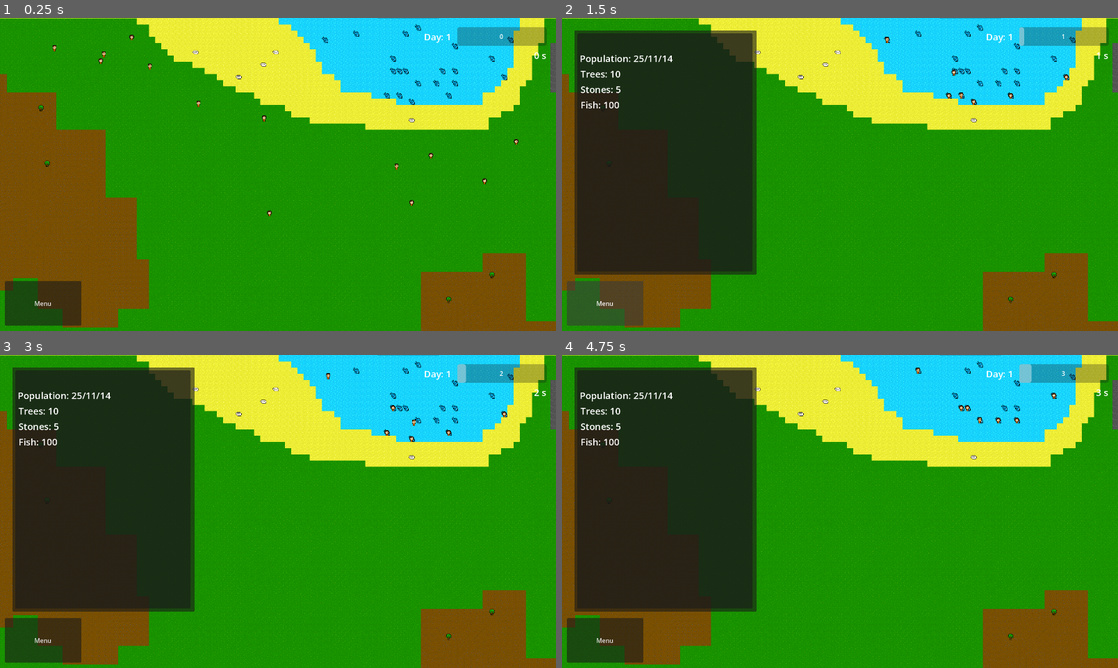
Above: before the commit, frames 1-4 (two rows, left to right).
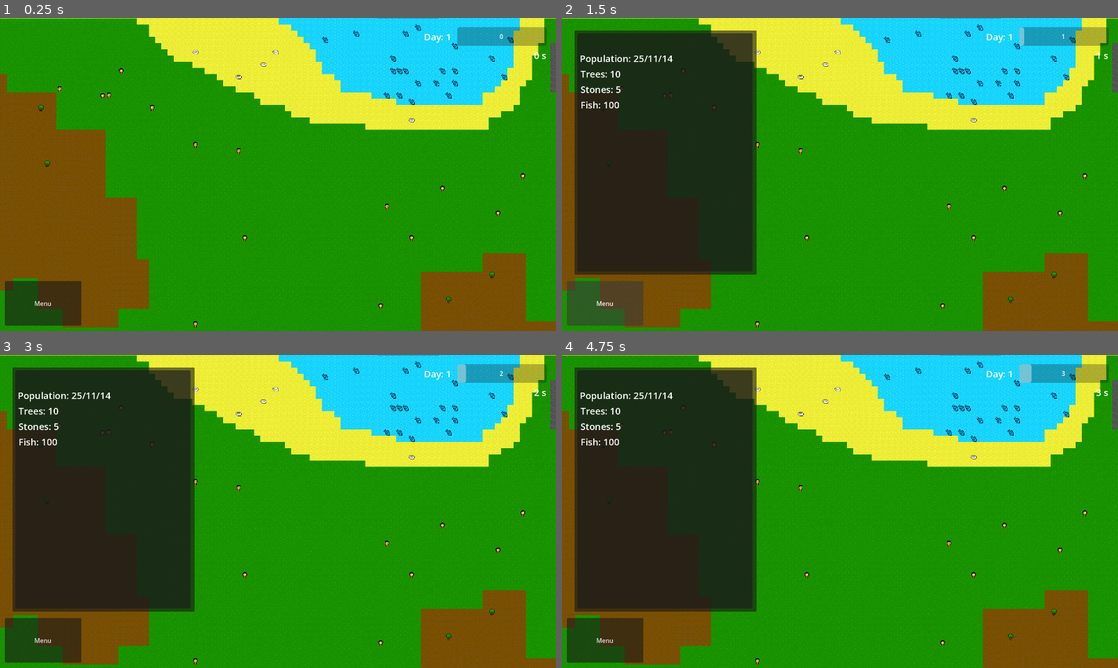
Above: after the commit, the same moments.

Repository: nookaeo/econ-village
Game: Godot game, scene res://scenes/core/world.tscn
Same seed, same stepped clock (60 frames per second), same inputs: the game is played once before the commit and once after it.
Inputs (mouse positions are in pixels of both pictures, inside the frame that each line leads up to):
- Up to frame 1 (0.25 s): no input
- Up to frame 2 (1.5 s): move the mouse to (962, 158) at 0.52 s; click (962, 158) at 0.67 s; click "Menu" at 1.25 s
- Up to frame 3 (3 s): drag from (166, 527) to (250, 574) at 2.02 s; move the mouse to (333, 442) at 2.77 s; click (333, 442) at 2.92 s
- Up to frame 4 (4.75 s): drag from (812, 574) to (673, 464) at 3.52 s; move the mouse to (1006, 558) at 4.27 s; click (1006, 558) at 4.42 s

The runs differ from the first frame. In frame 1, 0.4% of the frame differs, in the area x 9-95%, y 5-99%; in frame 2, 0.2%; in frame 3, 0.3%; in frame 4, 0.4%.
Error after the commit: Invalid access to property or key 'create_house' on a base object of type 'Node (core_signal.gd)'. (res://scripts/entities/brain/extends/create_site.gd:6)

Commit message:
bt: add weight calculation

Diff:
--- a/scenes/entities/agents/villagents/villagent_base.tscn
+++ b/scenes/entities/agents/villagents/villagent_base.tscn
@@ -8,14 +8,23 @@
 [ext_resource type="Script" uid="uid://bialixmgiuda2" path="res://scripts/entities/agent/genetics/chromosomes_pair_data.gd" id="3_f116k"]
 [ext_resource type="Script" uid="uid://bvreg21bj52ar" path="res://scripts/entities/brain/base/bt_util_selector.gd" id="3_msjyj"]
 [ext_resource type="Script" uid="uid://cbspf0natk3ky" path="res://scripts/entities/brain/extends/hunger.gd" id="5_y7sty"]
+[ext_resource type="Script" uid="uid://7qgcidu852cw" path="res://scripts/entities/brain/extends/brain.gd" id="7_xjj7s"]
 [ext_resource type="Script" uid="uid://cnxtg2gls613j" path="res://scripts/entities/brain/extends/fishing.gd" id="9_fshwj"]
-[ext_resource type="Script" uid="uid://duiwpr28l1r3v" path="res://scripts/entities/brain/base/bt_sequence.gd" id="9_givvw"]
 [ext_resource type="Script" uid="uid://dbt0sdof07gt4" path="res://scripts/entities/brain/extends/consume_food.gd" id="9_s62pf"]
 [ext_resource type="Script" uid="uid://cdplxdf14h473" path="res://scripts/entities/brain/extends/find_fish.gd" id="10_fshwj"]
 [ext_resource type="Script" uid="uid://5lamu5qxqgei" path="res://scripts/entities/brain/extends/rest.gd" id="10_s62pf"]
 [ext_resource type="Script" uid="uid://cpfrcph826kv6" path="res://scripts/entities/brain/extends/go_to_fish.gd" id="11_givvw"]
 [ext_resource type="Script" uid="uid://bfst6yr6doxyn" path="res://scripts/entities/brain/extends/sleep.gd" id="11_hj8gw"]
+[ext_resource type="Script" uid="uid://dbl54nf24vug0" path="res://scripts/entities/brain/extends/go_to_home.gd" id="11_ifqoa"]
+[ext_resource type="Script" uid="uid://cnrbjm5qrgp5i" path="res://scripts/entities/brain/extends/home.gd" id="13_1we3c"]
+[ext_resource type="Script" uid="uid://dw2d0q47i54ca" path="res://scripts/entities/brain/extends/create_site.gd" id="13_6siub"]
+[ext_resource type="Script" uid="uid://duiwpr28l1r3v" path="res://scripts/entities/brain/base/bt_sequence.gd" id="13_58vak"]
 [ext_resource type="Script" uid="uid://dnfrwg88vbprg" path="res://scripts/entities/brain/extends/catch_fish.gd" id="13_jevfg"]
+[ext_resource type="Script" uid="uid://dnnp52lns6dlj" path="res://scripts/entities/brain/extends/create_house.gd" id="14_ifqoa"]
+[ext_resource type="Script" uid="uid://7mtv4m1aemt5" path="res://scripts/entities/brain/extends/is_male.gd" id="15_1we3c"]
+[ext_resource type="Script" uid="uid://ctvonk4pt8oak" path="res://scripts/entities/brain/extends/find_house.gd" id="16_evbud"]
+[ext_resource type="Script" uid="uid://cl3r6c2guy7h5" path="res://scripts/entities/brain/extends/storing_item.gd" id="19_73i3h"]
+[ext_resource type="Script" uid="uid://5h6tm3uksnvi" path="res://scripts/entities/brain/extends/store_item.gd" id="21_xjj7s"]
 
 [sub_resource type="Resource" id="Resource_fshwj"]
 resource_local_to_scene = true
@@ -55,7 +64,7 @@
 metadata/_custom_type_script = "uid://l62iss1j822u"
 
 [node name="Brain" type="Node" parent="BTRoot" unique_id=1366937598]
-script = ExtResource("3_msjyj")
+script = ExtResource("7_xjj7s")
 metadata/_custom_type_script = "uid://bvreg21bj52ar"
 
 [node name="BasicNeeds" type="Node" parent="BTRoot/Brain" unique_id=2102375247]
@@ -66,6 +75,10 @@
 script = ExtResource("5_y7sty")
 metadata/_custom_type_script = "uid://duiwpr28l1r3v"
 
+[node name="GoToHome" type="Node" parent="BTRoot/Brain/BasicNeeds/Hunger" unique_id=395454274]
+script = ExtResource("11_ifqoa")
+metadata/_custom_type_script = "uid://cxylud6lossbd"
+
 [node name="ConsumeFish" type="Node" parent="BTRoot/Brain/BasicNeeds/Hunger" unique_id=1720782565]
 script = ExtResource("9_s62pf")
 metadata/_custom_type_script = "uid://cxylud6lossbd"
@@ -74,17 +87,57 @@
 script = ExtResource("10_s62pf")
 metadata/_custom_type_script = "uid://duiwpr28l1r3v"
 
+[node name="GoToHome" type="Node" parent="BTRoot/Brain/BasicNeeds/Rest" unique_id=344024079]
+script = ExtResource("11_ifqoa")
+metadata/_custom_type_script = "uid://cxylud6lossbd"
+
 [node name="Sleep" type="Node" parent="BTRoot/Brain/BasicNeeds/Rest" unique_id=1167862780]
 script = ExtResource("11_hj8gw")
 metadata/_custom_type_script = "uid://cxylud6lossbd"
 
-[node name="BTSequence" type="Node" parent="BTRoot/Brain/BasicNeeds" unique_id=1550647507]
-script = ExtResource("9_givvw")
+[node name="Home" type="Node" parent="BTRoot/Brain/BasicNeeds" unique_id=1700203235]
+script = ExtResource("13_1we3c")
+metadata/_custom_type_script = "uid://0v6y8hl1enlm"
+
+[node name="FindHome" type="Node" parent="BTRoot/Brain/BasicNeeds/Home" unique_id=1212110707]
+script = ExtResource("13_58vak")
 metadata/_custom_type_script = "uid://duiwpr28l1r3v"
+
+[node name="IsMale" type="Node" parent="BTRoot/Brain/BasicNeeds/Home/FindHome" unique_id=1146104652]
+script = ExtResource("15_1we3c")
+metadata/_custom_type_script = "uid://cty74qyl5k50x"
+
+[node name="FindHouse" type="Node" parent="BTRoot/Brain/BasicNeeds/Home/FindHome" unique_id=42991215]
+script = ExtResource("16_evbud")
+metadata/_custom_type_script = "uid://cxylud6lossbd"
+
+[node name="CreateHouse" type="Node" parent="BTRoot/Brain/BasicNeeds/Home" unique_id=1550647507]
+script = ExtResource("13_58vak")
+metadata/_custom_type_script = "uid://duiwpr28l1r3v"
+
+[node name="CreateSite" type="Node" parent="BTRoot/Brain/BasicNeeds/Home/CreateHouse" unique_id=465411895]
+script = ExtResource("13_6siub")
+metadata/_custom_type_script = "uid://cxylud6lossbd"
+
+[node name="CreateHouse" type="Node" parent="BTRoot/Brain/BasicNeeds/Home/CreateHouse" unique_id=1067595933]
+script = ExtResource("14_ifqoa")
+metadata/_custom_type_script = "uid://cxylud6lossbd"
 
 [node name="Works" type="Node" parent="BTRoot/Brain" unique_id=972321984]
 script = ExtResource("3_msjyj")
 metadata/_custom_type_script = "uid://bvreg21bj52ar"
+
+[node name="StoringItem" type="Node" parent="BTRoot/Brain/Works" unique_id=299631353]
+script = ExtResource("19_73i3h")
+metadata/_custom_type_script = "uid://duiwpr28l1r3v"
+
+[node name="GoToHome" type="Node" parent="BTRoot/Brain/Works/StoringItem" unique_id=681754597]
+script = ExtResource("11_ifqoa")
+metadata/_custom_type_script = "uid://cxylud6lossbd"
+
+[node name="StoreItem" type="Node" parent="BTRoot/Brain/Works/StoringItem" unique_id=1692842863]
+script = ExtResource("21_xjj7s")
+metadata/_custom_type_script = "uid://cxylud6lossbd"
 
 [node name="Fishing" type="Node" parent="BTRoot/Brain/Works" unique_id=1017116063]
 script = ExtResource("9_fshwj")
--- a/scenes/entities/natural_resources/cowrie_shell.tscn
+++ b/scenes/entities/natural_resources/cowrie_shell.tscn
@@ -1,6 +1,6 @@
 [gd_scene format=3 uid="uid://ctmfexfxax5le"]
 
-[ext_resource type="Script" uid="uid://cviidxxkcprrn" path="res://scripts/entities/natural_resources/trees/natural_resource_base_script.gd" id="1_tvni3"]
+[ext_resource type="Script" uid="uid://cviidxxkcprrn" path="res://scripts/entities/natural_resources/data/natural_resource_base_script.gd" id="1_tvni3"]
 [ext_resource type="Resource" uid="uid://dy5ir3r42p6tn" path="res://resources/natural_resources/cowrie_shells/cowrie_shells.tres" id="2_evd8e"]
 [ext_resource type="Texture2D" uid="uid://pjwsq4tjj24k" path="res://assets/arts/natural_resources/cowrie_shells.png" id="3_fv417"]
 
--- a/scripts/entities/brain/extends/consume_food.gd
+++ b/scripts/entities/brain/extends/consume_food.gd
@@ -2,12 +2,12 @@
 func tick(_actor: Node, _blackboard :Node) -> Status:
 	var agent :Villagent = _actor
 	#var blackboard :Blackboard = _blackboard
-	if not agent.inventory.has(3):
-		return Status.FAILURE
-	if agent.inventory[3] <= 0:
+	var fish :ItemData.ItemName = ItemData.ItemName.Fish
+	if not agent.home.house_storage.has(fish):
+		#print("NO FOOD")
 		return Status.FAILURE
 	var need_energy :float = agent.max_passive_energy - agent.passive_energy
-	var fish_consume_amount :int = min(agent.inventory[3],int(need_energy / ItemData.items[3]["energy"]))
-	agent.passive_energy += fish_consume_amount * ItemData.items[3]["energy"]
-	agent.inventory[3] -= fish_consume_amount
+	var fish_consume_amount :int = min(agent.home.house_storage[fish],int(need_energy / ItemData.items[fish]["energy"]))
+	agent.passive_energy += fish_consume_amount * ItemData.items[fish]["energy"]
+	agent.home.house_storage[fish] -= fish_consume_amount
 	return Status.SUCCESS
--- a/scripts/entities/brain/extends/fishing.gd
+++ b/scripts/entities/brain/extends/fishing.gd
@@ -3,9 +3,13 @@
 func get_utility_score(_actor :Node) -> float:
 	var agent :Villagent = _actor
 	var fish_have :float = 0
-	var fish_want :float = 500
-	if agent.inventory.has(3):
-		fish_have = agent.inventory[3]
+	var fish_want :float = 400
+	if agent.home == null:
+		return 0.0
+	if agent.home.house_level < 1:
+		return 0.0
+	if agent.home.house_storage.has(3):
+		fish_have = agent.home.house_storage[3]
 	if agent.active_energy <= 10:
 		return 0.0
 	var fish_need :float = clamp((fish_want - fish_have) / fish_want,0,1)
--- a/scripts/entities/brain/extends/go_to_fish.gd
+++ b/scripts/entities/brain/extends/go_to_fish.gd
@@ -4,12 +4,11 @@
 	var agent :Villagent = _actor
 	var blackboard :Blackboard = _blackboard
 	if not is_instance_valid(blackboard.board["target"]):
+		blackboard.board.erase("target")
 		return Status.FAILURE
 	if blackboard.board["target"].gatherer != null :
 		return Status.FAILURE
-
 	agent._move_to_grid(agent.tile_map.local_to_map(blackboard.board["target"].global_position))
-
 	if agent.global_position.distance_squared_to(blackboard.board["target"].global_position) == 0:
 		blackboard.board["target"].gatherer = agent
 		return Status.SUCCESS
--- /dev/null
+++ b/scripts/entities/brain/extends/go_to_home.gd
@@ -0,0 +1,9 @@
+extends BTAction
+
+func tick(_actor: Node, _blackboard :Node) -> Status:
+	var agent :Villagent = _actor
+	#var blackboard :Blackboard = _blackboard
+	agent._move_to_grid(agent.tile_map.local_to_map(agent.home.global_position))
+	if agent.global_position.distance_squared_to(agent.home.global_position) == 0:
+		return Status.SUCCESS
+	return Status.RUNNING
--- a/scripts/entities/brain/extends/hunger.gd
+++ b/scripts/entities/brain/extends/hunger.gd
@@ -1,9 +1,13 @@
 extends BTSequence
 func get_utility_score(_actor :Node) -> float:
 	var agent :Villagent = _actor
-	if not agent.inventory.has(3):
+	if agent.home == null:
 		return 0.0
-	if agent.inventory[3] <= 0:
+	if agent.home.house_level < 1:
+		return 0.0
+	if not agent.home.house_storage.has(3):
+		return 0.0
+	if agent.home.house_storage[3] <= 0:
 		return 0.0
 	var food_need :float = clamp(pow((agent.max_passive_energy - agent.passive_energy) / agent.max_passive_energy,0.25),0,1)
 	#print("food:",food_need)
--- /dev/null
+++ b/scripts/entities/brain/extends/is_male.gd
@@ -0,0 +1,7 @@
+extends BTCondition
+func tick(_actor: Node, _blackboard :Node) -> Status:
+	var agent :Villagent = _actor
+	#var blackboard :Blackboard = _blackboard
+	if agent.sex == "male":
+		return Status.FAILURE
+	return Status.SUCCESS
--- a/scripts/entities/brain/extends/rest.gd
+++ b/scripts/entities/brain/extends/rest.gd
@@ -1,6 +1,10 @@
 extends BTSequence
 func get_utility_score(_actor :Node) -> float:
 	var agent :Villagent = _actor
+	if agent.home == null:
+		return 0.0
+	if agent.home.house_level < 1 :
+		return 0.0
 	var rest_need :float = clamp(pow((agent.max_active_energy - agent.active_energy) / agent.max_active_energy,4),0,1)
 	#print("rest:",rest_need)
 	return rest_need
--- /dev/null
+++ b/scripts/entities/brain/extends/store_item.gd
@@ -0,0 +1,9 @@
+extends BTAction
+
+func tick(_actor: Node, _blackboard :Node) -> Status:
+	var agent :Villagent = _actor
+	#var blackboard :Blackboard = _blackboard
+	if agent.home.house_weight < agent.home.house_storage_size :
+		agent.store_item_to_home()
+		return Status.SUCCESS
+	return Status.FAILURE
--- /dev/null
+++ b/scripts/entities/brain/extends/storing_item.gd
@@ -0,0 +1,11 @@
+extends BTSequence
+
+func get_utility_score(_actor :Node) -> float:
+	var agent :Villagent = _actor
+	if agent.home == null:
+		return 0.0
+	if agent.home.house_level < 1:
+		return 0.0
+	if agent.weight < agent.weight_handle:
+		return 0.0
+	return 1.0
Not shown, added: scripts/entities/brain/extends/go_to_home.gd.uid
Not shown, added: scripts/entities/brain/extends/is_male.gd.uid
Not shown, added: scripts/entities/brain/extends/store_item.gd.uid
Not shown, added: scripts/entities/brain/extends/storing_item.gd.uid
